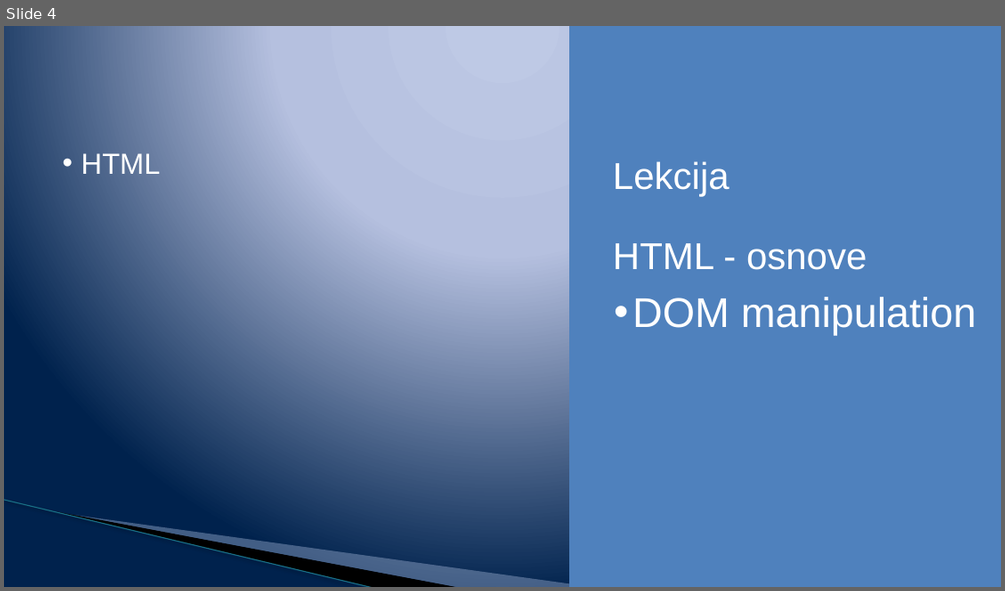
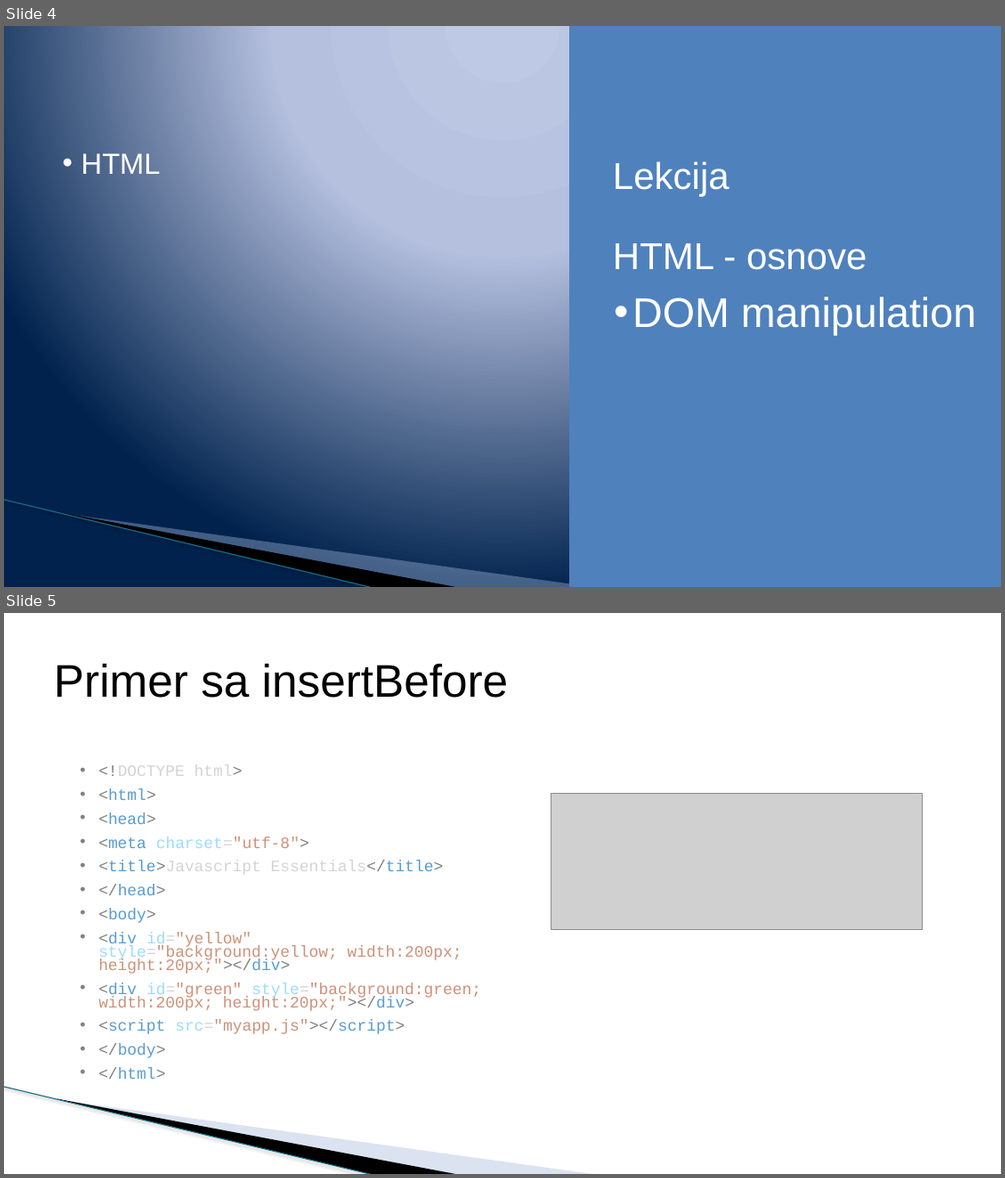
Before and after one commit to todalexcode/kurs-front-end, a slide deck: sesija-18/PPT/Front-End Developer-18.pptx. Shown one above the other, each under a label of ours: slide 4 before the commit, slides 4 and 5 after it. The pictures are 1005x591 and 1005x1178 pixels, drawn with LibreOffice and Linux fonts; fonts in the diff are those of the drawing; grey boxes stand for pictures; background and template pictures are left out. Boxes give left, top, right and bottom in pixels: in the first picture for what was removed or moved away, otherwise in the second. Text is boxed around its words. In the diff, an @@ line names an element or a change of style, - is before the commit and + after.

```diff
--- a/sesija-18/PPT/Front-End Developer-18.pptx
+++ b/sesija-18/PPT/Front-End Developer-18.pptx
@@ slide 5 added at box(4, 613, 1001, 1174), background #FFFFFF; not listed: 3 template elements that a slide beside it also shows @@
@@ title added at box(54, 663, 509, 698), 44 pt, text #000000 @@
+Primer sa insertBefore
@@ text added at box(98, 765, 481, 1078), 15.4 pt, text #CE9178 @@
+• <!DOCTYPE html>
+• <html>
+• <head>
+• <meta charset="utf-8">
+• <title>Javascript Essentials</title>
+• </head>
+• <body>
+• <div id="yellow" style="background:yellow; width:200px; height:20px;"></div>
+• <div id="green" style="background:green; width:200px; height:20px;"></div>
+• <script src="myapp.js"></script>
+• </body>
+• </html>
@@ picture added at box(550, 793, 922, 929) @@
```
Also in this commit, not shown: 1 slide changed, 8 other slides added, 1 slide removed, 15 other files.
